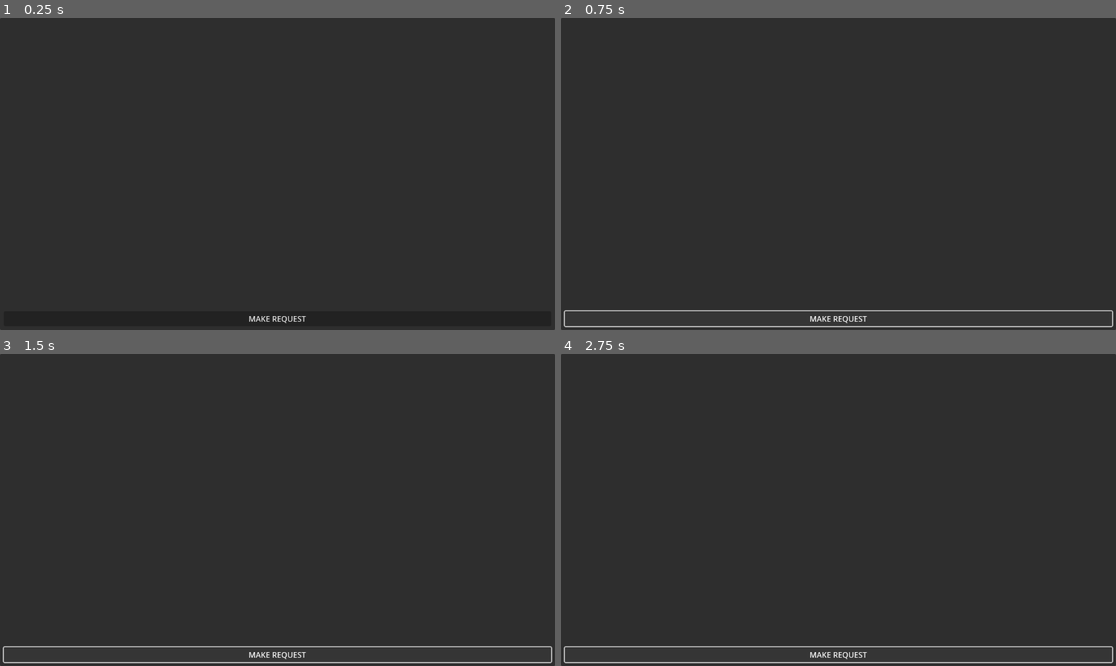
Above: before the commit, frames 1-4 (two rows, left to right).
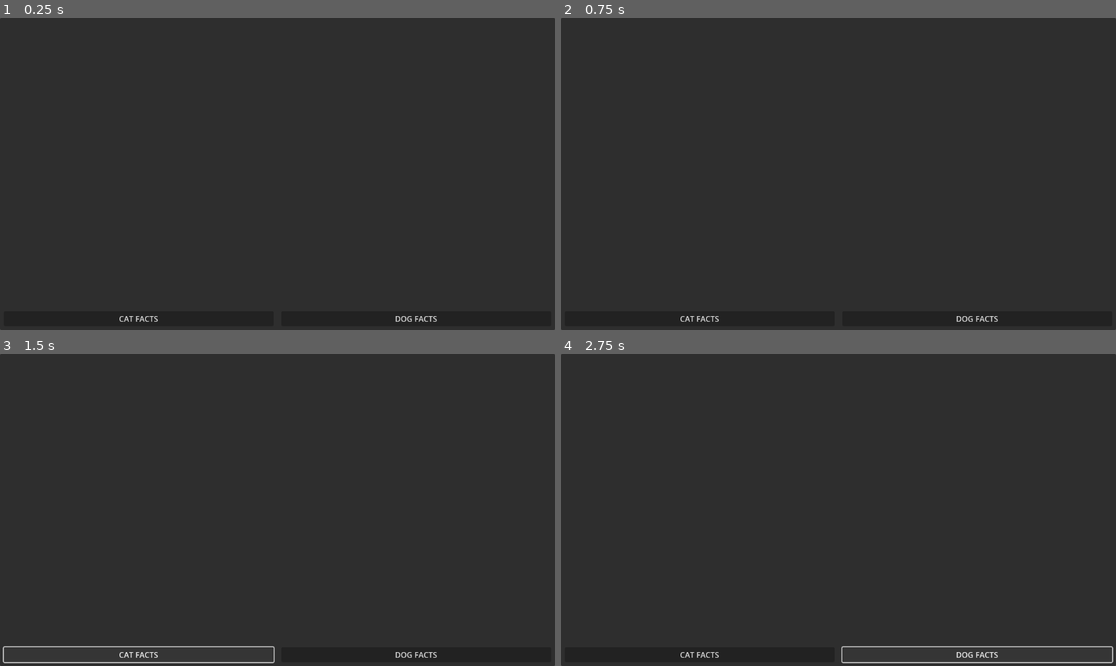
Above: after the commit, the same moments.

Repository: woliveira82/godot-dinamic-request
Game: Godot game, scene res://background_panel.tscn
Two runs of this game, one before a commit and one after it. Both use one fixed random seed, a clock stepped at 60 frames per second and the inputs below.
Inputs (mouse positions are in pixels of both pictures, inside the frame that each line leads up to):
- Up to frame 1 (0.25 s): no input
- Up to frame 2 (0.75 s): click (838, 317) at 0.5 s, where only the run before the commit has a clickable "MAKE REQUEST"
- Up to frame 3 (1.5 s): click (138, 653) at 1.25 s, where only the run after the commit has a clickable "CAT FACTS"
- Up to frame 4 (2.75 s): click (977, 653) at 2 s, where only the run after the commit has a clickable "DOG FACTS"

The runs differ from the first frame. In frame 1, 0.3% of the frame differs, in the area x 21-79%, y 95-98%; in frame 2, 1.2%, in the area x 0-100%, y 93-100%; in frame 3, 0.7%; in frame 4, 0.7%.
Error before the commit: Invalid access to property or key 'fact' on a base object of type 'Nil'. (res://background_panel.gd:15)
Error after the commit: Invalid access to property or key 'fact' on a base object of type 'Nil'. (res://background_panel.gd:40)

Commit message:
feat: reusing script for different requests

Diff:
--- a/background_panel.gd
+++ b/background_panel.gd
@@ -1,6 +1,7 @@
 extends Panel
 
-@onready var rich_text := $VBoxContainer/RichTextLabel
+@onready var cat_rich_text := $CatVBoxContainer/CatRichTextLabel
+@onready var dog_rich_text := $DogVBoxContainer/DogRichTextLabel
 
 
 func _on_button_pressed():
@@ -12,4 +13,28 @@
 
 
 func _handle(response):
-	self.rich_text.text = response.fact
+	self.cat_rich_text = response.fact
+
+
+func _on_dog_button_pressed():
+	var request = {
+		"method": "GET",
+		"url": "https://dog-api.kinduff.com/api/facts?number=1",
+	}
+	Service.post_request(request, self._handle_dog_request)
+
+
+func _handle_dog_request(response):
+	self.dog_rich_text.text = response.facts[0]
+
+
+func _on_cat_button_pressed():
+	var request = {
+		"method": "GET",
+		"url": "https://catfact.ninja/fact?max_length=100",
+	}
+	Service.post_request(request, self._handle_cat_request)
+
+
+func _handle_cat_request(response):
+	self.cat_rich_text.text = response.fact
--- a/background_panel.tscn
+++ b/background_panel.tscn
@@ -10,10 +10,10 @@
 grow_vertical = 2
 script = ExtResource("1_w72g2")
 
-[node name="VBoxContainer" type="VBoxContainer" parent="."]
+[node name="CatVBoxContainer" type="VBoxContainer" parent="."]
 layout_mode = 1
-anchors_preset = 15
-anchor_right = 1.0
+anchors_preset = -1
+anchor_right = 0.5
 anchor_bottom = 1.0
 offset_left = 8.0
 offset_top = 8.0
@@ -23,13 +23,36 @@
 grow_vertical = 2
 theme_override_constants/separation = 8
 
-[node name="RichTextLabel" type="RichTextLabel" parent="VBoxContainer"]
+[node name="CatRichTextLabel" type="RichTextLabel" parent="CatVBoxContainer"]
 layout_mode = 2
 size_flags_vertical = 3
 metadata/_edit_use_anchors_ = true
 
-[node name="Button" type="Button" parent="VBoxContainer"]
+[node name="CatButton" type="Button" parent="CatVBoxContainer"]
 layout_mode = 2
-text = "MAKE REQUEST"
+text = "CAT FACTS"
 
-[connection signal="pressed" from="VBoxContainer/Button" to="." method="_on_button_pressed"]
+[node name="DogVBoxContainer" type="VBoxContainer" parent="."]
+layout_mode = 1
+anchors_preset = -1
+anchor_left = 0.5
+anchor_right = 1.0
+anchor_bottom = 1.0
+offset_left = 8.0
+offset_top = 8.0
+offset_right = -8.0
+offset_bottom = -8.0
+grow_horizontal = 2
+grow_vertical = 2
+
+[node name="DogRichTextLabel" type="RichTextLabel" parent="DogVBoxContainer"]
+layout_mode = 2
+size_flags_vertical = 3
+metadata/_edit_use_anchors_ = true
+
+[node name="DogButton" type="Button" parent="DogVBoxContainer"]
+layout_mode = 2
+text = "DOG FACTS"
+
+[connection signal="pressed" from="CatVBoxContainer/CatButton" to="." method="_on_cat_button_pressed"]
+[connection signal="pressed" from="DogVBoxContainer/DogButton" to="." method="_on_dog_button_pressed"]
--- a/service.gd
+++ b/service.gd
@@ -3,37 +3,22 @@
 signal finished
 
 var _queue: Array
-var _busy: bool = false
 var _response
 
-@onready var _http_request := $HTTPRequest
+@onready var _http_request
 
 
 func post_request(request, handle_function: Callable):
 	self.finished.connect(handle_function)
-	self._queue.push_back(request)
-	if not _busy:
-		self._handle_next_request()
-
-
-func _handle_next_request():
-	if self._queue.size() > 0:
-		var request = self._queue.pop_front()
-		self._handle(request)
-		await finished
-		self._handle_next_request()
-
-
-func _handle(request):
-	self._busy = true
 	self._response = null
-
+	self._http_request = HTTPRequest.new()
+	add_child(self._http_request)
 	self._http_request.request_completed.connect(self._on_request_completed)
 	self._http_request.request(request.url)
 	await self._http_request.request_completed
-
-	self._busy = false
 	self.finished.emit(self._response)
+	self.finished.disconnect(handle_function)
+	self._http_request.queue_free()
 
 
 func _on_request_completed(result, response_code, headers, body):
--- a/service.tscn
+++ b/service.tscn
@@ -4,5 +4,3 @@
 
 [node name="Service" type="Node"]
 script = ExtResource("1_y8uic")
-
-[node name="HTTPRequest" type="HTTPRequest" parent="."]
